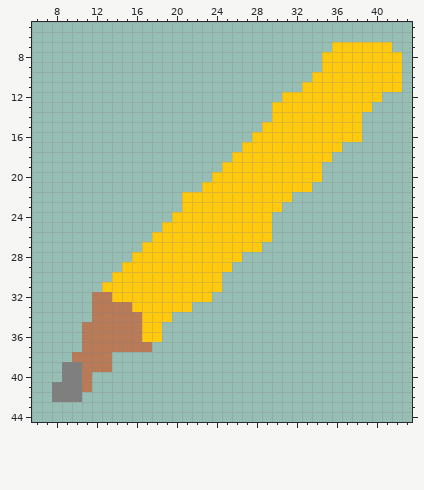
Pixel-art sprite, stored at Content/Textures/pencil.png. This is how it looked before the edit.
The file is 50x50 pixels. Shown: x 6..43, y 5..44.
And afterwards:
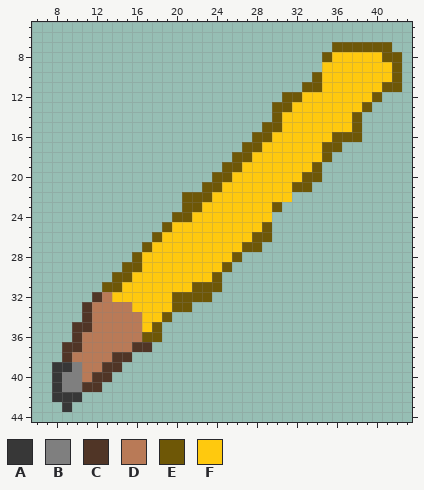
Palette (. is transparent): A #373737  B #7f7f7f  C #503526  D #b97a57  E #6e5706  F #ffc90e
The commit says: pencil texture outline
Change:
The author put colour A in rows 39 to 40 at x 8; in row 43 at x 9.
Colour B becomes colour A in row 39 at x 9; in row 41 at x 8; in row 42 at x 8 to 10.
The author put colour C in rows 33 to 34 at x 11; in rows 35 to 36 at x 10; in row 37 at x 9 to 10; in row 38 at x 9 and 14 to 15; in row 39 at x 14; in row 40 at x 12 to 13.
The author put colour C in row 41 at x 12.
Colour D becomes colour C in row 32 at x 12; in row 35 at x 11; in row 37 at x 16 to 17; in row 39 at x 13; in row 41 at x 11.
Colour F becomes colour E in row 7 at x 36 to 41; in row 8 at x 35 and 41 to 42; in row 9 at x 42; in row 10 at x 34 and 42; in row 11 at x 33 to 34 and 41 to 42; in row 12 at x 31 to 32 and 40.
Colour F becomes colour E in row 13 at x 30 to 31 and 39; in row 14 at x 30 and 38; in row 15 at x 29 to 30 and 38; in row 16 at x 28 to 29 and 36 to 38; in row 17 at x 27 to 28 and 35 to 36; in row 18 at x 26 to 27 and 35.
Colour F becomes colour E in row 19 at x 25 to 26 and 34; in row 20 at x 24 to 25 and 33 to 34; in row 21 at x 23 to 24 and 32 to 33; in row 22 at x 21 to 23; in row 23 at x 21 to 22 and 30; in row 24 at x 20 to 21.
Colour F becomes colour E in row 25 at x 19 and 29; in row 26 at x 18 and 28 to 29; in row 27 at x 17 and 27 to 28; in row 28 at x 16 and 26; in row 29 at x 15 to 16 and 25; in row 30 at x 14 to 15 and 24.
Colour F becomes colour E in row 31 at x 13 to 14 and 22 to 24; in row 32 at x 20 to 23; in row 33 at x 20 to 21; in row 34 at x 19; in row 35 at x 18; in row 36 at x 17 to 18.
Pixel boxes of the changes (left, top, right, bottom) in both pictures:
changed: (52, 42, 402, 412)
